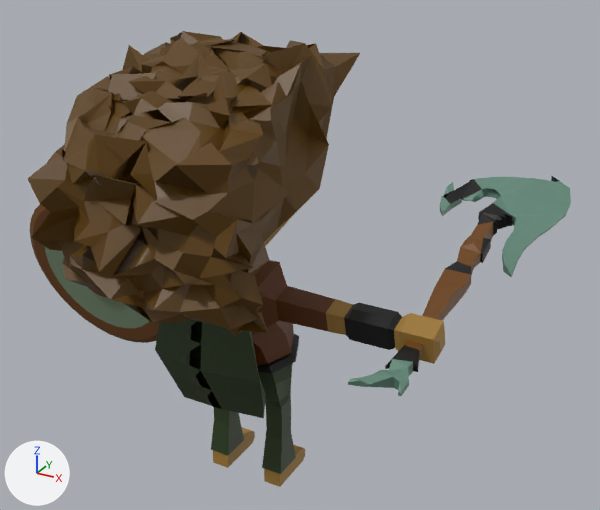
A saved change to the glTF model public/assets/Wojownik.glb.
Both versions are drawn from a 50 mm camera at (2.29, -3.57, 3.32) aimed at (0.16, 0.31, 1.38). Arrows for +X, +Y and +Z are at lower left; the lights stay in place. Where no turn or scale is listed for an object, it has been applied to the vertices. Vertices at the same position are counted once.

The first picture shows 'Cube.001', 'Tarcza', 'Topor'.
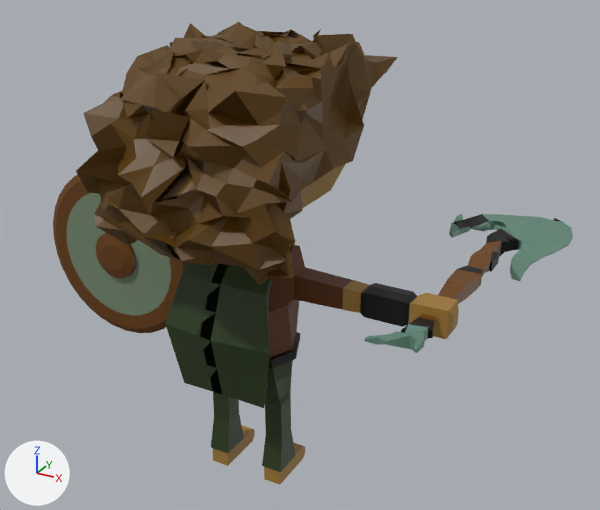
What changed in the scene script:
```text
Change me_cylinder:
    where me_cylinder.from_pydata(...)  # 345 vertices, 677 faces; spans x -1.373..-0.323, y -0.402..-0.078, z 0.137..1.16
    used by ob_tarcza; location = (0.0, 0.0, 0.625)
    me_cylinder part 1: the whole mesh is turned -14.5 degrees about the x axis through the mesh origin
Change me_plane:
    where me_plane.from_pydata(...)  # 292 vertices, 580 faces; spans x 0.79..1.49, y -0.59..1.34, z 0.6..1.13
    used by ob_topor; location = (0.0, 0.0, 0.625)
    me_plane part 2: the whole mesh is turned -14.5 degrees about the x axis through the mesh origin
Change me_cube_001:
    used by ob_cube_001; location = (0.0, 0.0, 0.625)
    remove me_cube_001.from_pydata(...)  # 2574 vertices, 5144 faces; spans x -1.21..1.21, y -1.07..0.29, z -0.6..2.04
    add me_cube_001.from_pydata(...)  # 2574 vertices, 5144 faces; spans x -1.21..1.21, y -0.75..0.75, z -0.6..2.05
    me_cube_001 part 3: 2131 of 2574 vertices moved; they spanned x -1.21..1.21, y -1.07..0.29, z -0.25..2.04 and now span x -1.21..1.21, y -0.75..0.75, z -0.25..2.05; mean shift (0.0, 0.28, 0.03); largest move (0.35, -0.32, 2.03) -> (0.35, 0.19, 2.05)
Change ob_tarcza:
    ob_tarcza.location: (0.0, 0.0, 0.625) -> (0.0, 0.0, 0.641)
Change ob_topor:
    ob_topor.location: (0.0, 0.0, 0.625) -> (0.0, 0.0, 0.641)
Change ob_cube_001:
    ob_cube_001.location: (0.0, 0.0, 0.625) -> (0.0, 0.0, 0.641)
```

Location of each change, (x1, y1, x2, y2) in pixels of the pictures (600 x 510 px; the box of a moved part takes in the faces that stretch with it):
'Cube.001', reshaped, moved (8% narrower): before (27, 31, 445, 487); after (76, 22, 459, 485)
'Topor', mesh turned, moved: before (348, 176, 571, 396); after (365, 214, 573, 353)
'Tarcza', mesh turned, moved: before (30, 204, 160, 343); after (53, 175, 187, 333)
part 3 of me_cube_001, moved or reshaped: before (27, 31, 445, 434); after (76, 22, 459, 432)
